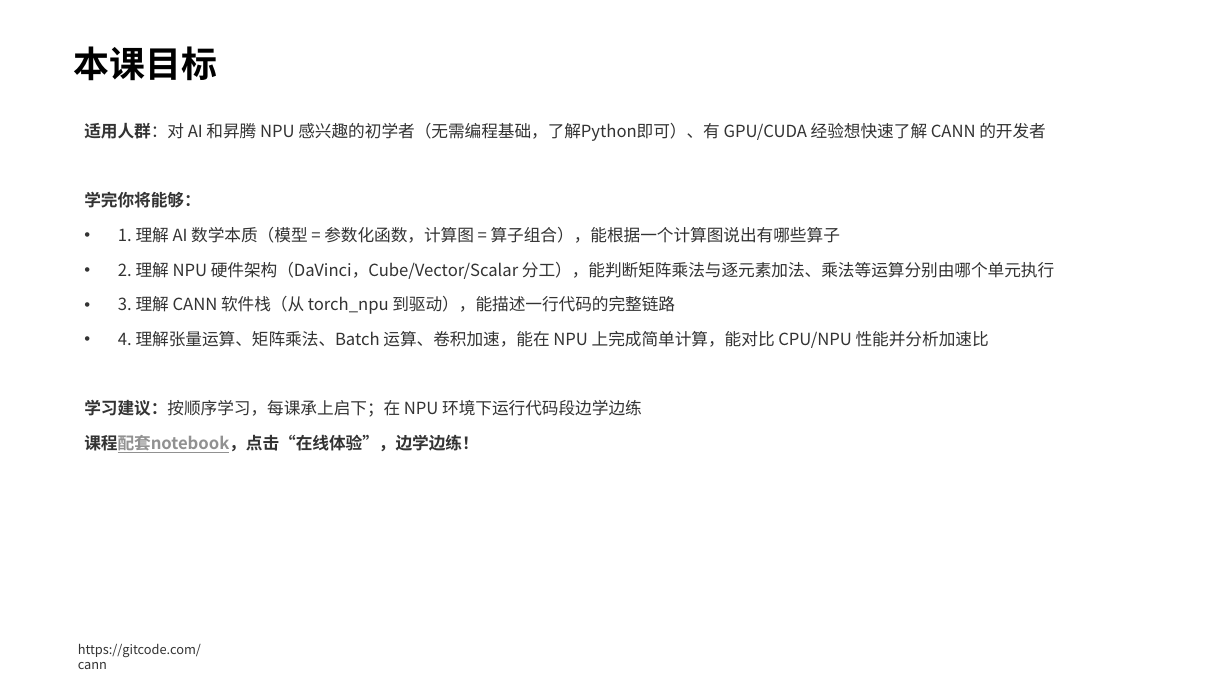
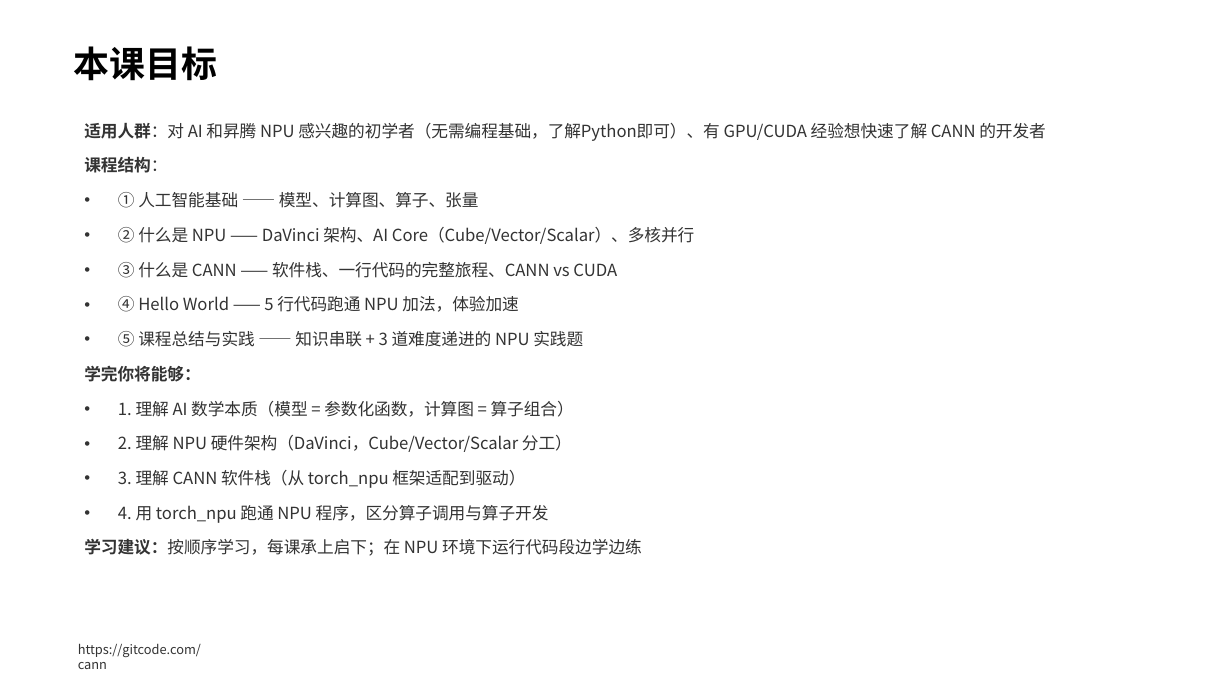
Before and after one commit to hicann/cann-learning-hub, a slide deck: slide 2 of quick_start/cann_basics/slides/artificial_intelligence_basics.pptx. Drawn at 1232x693 pixels with LibreOffice and Linux fonts; fonts in the diff are those of the drawing; background and template pictures are left out. Boxes give left, top, right and bottom in pixels: in the first picture for what was removed or moved away, otherwise in the second. Text is boxed around its words. In the diff, an @@ line names an element or a change of style, - is before the commit and + after.

```diff
--- a/quick_start/cann_basics/slides/artificial_intelligence_basics.pptx
+++ b/quick_start/cann_basics/slides/artificial_intelligence_basics.pptx
@@ text at [84, 156, 694, 347]: paragraphs added @@
+课程结构：
+• ① 人工智能基础 —— 模型、计算图、算子、张量
+• ② 什么是 NPU —— DaVinci 架构、AI Core（Cube/Vector/Scalar）、多核并行
+• ③ 什么是 CANN —— 软件栈、一行代码的完整旅程、CANN vs CUDA
+• ④ Hello World —— 5 行代码跑通 NPU 加法，体验加速
+• ⑤ 课程总结与实践 —— 知识串联 + 3 道难度递进的 NPU 实践题
@@ text at [118, 401, 574, 523]: text changed @@
-• 1. 理解 AI 数学本质（模型 = 参数化函数，计算图 = 算子组合），能根据一个计算图说出有哪些算子
-• 2. 理解 NPU 硬件架构（DaVinci，Cube/Vector/Scalar 分工），能判断矩阵乘法与逐元素加法、乘法等运算分别由哪个单元执行
-• 3. 理解 CANN 软件栈（从 torch_npu 到驱动），能描述一行代码的完整链路
-• 4. 理解张量运算、矩阵乘法、Batch 运算、卷积加速，能在 NPU 上完成简单计算，能对比 CPU/NPU 性能并分析加速比
+• 1. 理解 AI 数学本质（模型 = 参数化函数，计算图 = 算子组合）
+• 2. 理解 NPU 硬件架构（DaVinci，Cube/Vector/Scalar 分工）
+• 3. 理解 CANN 软件栈（从 torch_npu 框架适配到驱动）
+• 4. 用 torch_npu 跑通 NPU 程序，区分算子调用与算子开发
@@ text at [84, 434, 479, 453]: paragraph removed @@
-课程配套notebook，点击“在线体验”，边学边练！
```
Also in this commit, not shown: 7 other slides changed, 10 slides added, 1 slide removed, 1 other file.
